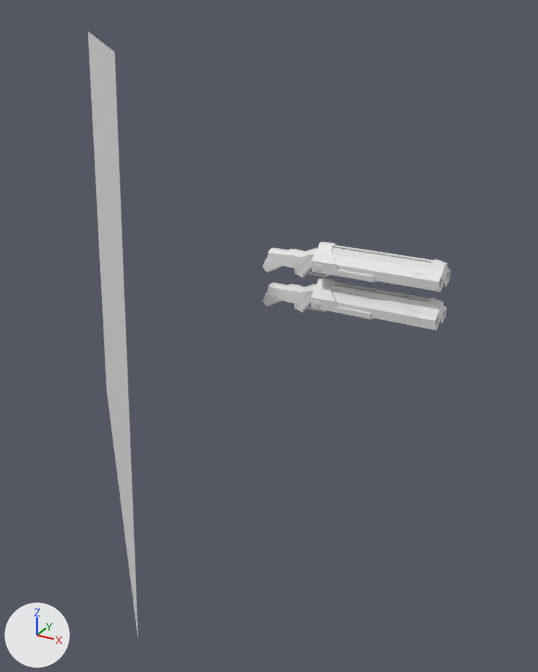
The Blender file game/Assets/Models/Shotgun.blend as it was, and as the next commit left it.
Camera for both pictures: a 50 mm lens placed at (8.94, -20.64, 9.74), pointed at (-0.35, -3.74, 1.29). Lighting does not change. The marker at lower left points along +X, +Y and +Z. Materials are left out; every surface is plain grey.
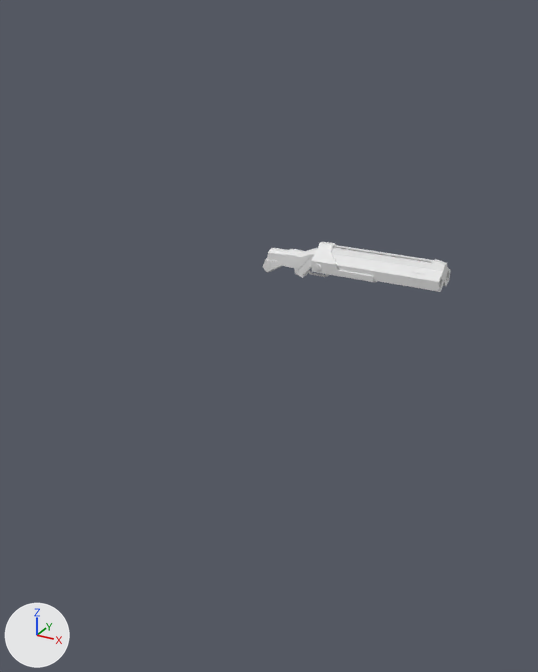
Changed parts and their boxes [x1, y1, x2, y2] in the pictures (538 x 672 px):
'Plane', deleted
    before: [88, 32, 138, 636]
'Cylinder.001', deleted
    before: [263, 278, 447, 330]

Edits to the bpy script that builds the scene:
```text
Remove ob_cylinder_001:
    ob_cylinder_001 = bpy.data.objects.new('Cylinder.001', me_cylinder_003)
    ob_cylinder_001.location = (2.44, 0.0, 1.32)
    ob_cylinder_001.rotation_euler = (0.0, 1.571, 0.0)  # degrees (0, 90, 0)
    _m = ob_cylinder_001.modifiers.new('EdgeSplit', 'EDGE_SPLIT')
Remove ob_plane:
    ob_plane = bpy.data.objects.new('Plane', me_plane)
    ob_plane.location = (-4.23, -5.77, 2.32)
    ob_plane.rotation_euler = (-0.0395, 0.0, -0.816)  # degrees (-2.3, 0, -47)
```
